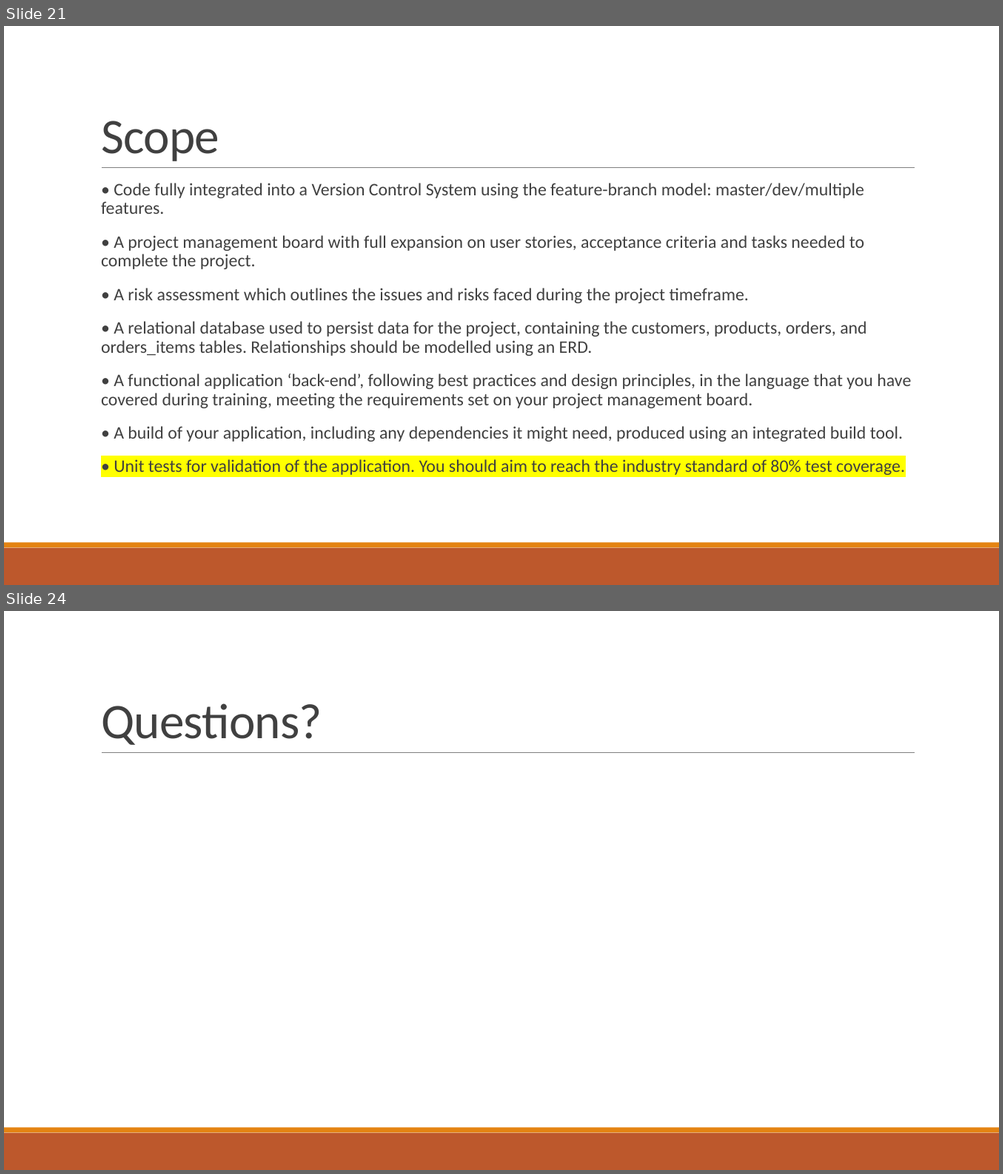
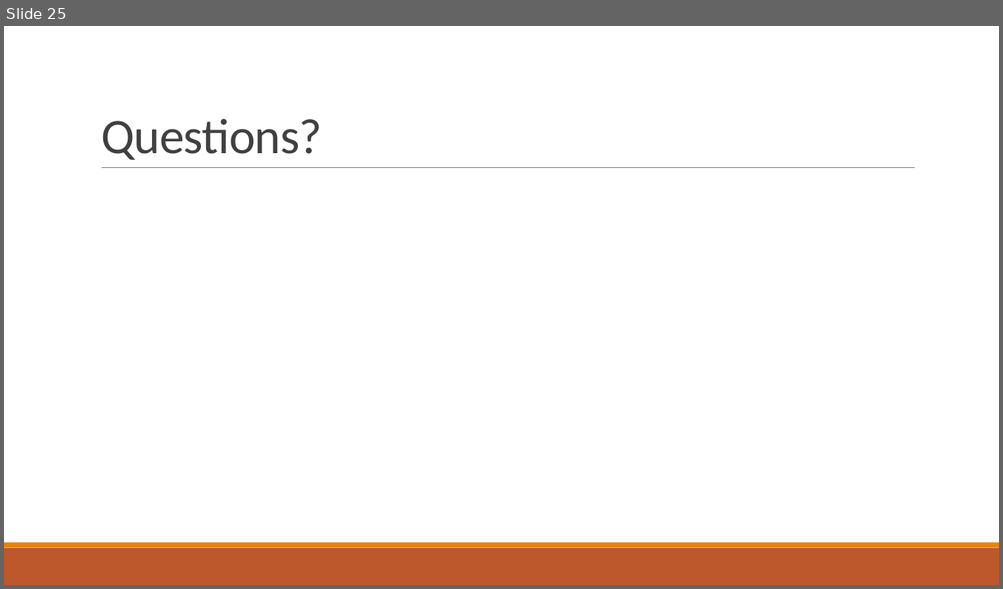
Before and after one commit to ayub96/Project-Inventory-Management-System, a slide deck: Documentation/IMS Project presentation.pptx. Shown one above the other, each under a label of ours: slides 21 and 24 before the commit, slide 25 after it; the slides between them are not shown. The pictures are 1003x1174 and 1003x589 pixels, drawn with LibreOffice and Linux fonts; fonts in the diff are those of the drawing. Boxes give left, top, right and bottom in pixels: in the first picture for what was removed or moved away, otherwise in the second. Text is boxed around its words. In the diff, an @@ line names an element or a change of style, - is before the commit and + after.

```diff
--- a/Documentation/IMS Project presentation.pptx
+++ b/Documentation/IMS Project presentation.pptx
@@ slide 21 removed at (4,26,999,585), background #FFFFFF; not listed: 3 template elements that a slide beside it also shows @@
@@ title removed at (101,121,219,161) @@
-Scope
@@ text removed at (101,183,910,475) @@
-  • Code fully integrated into a Version Control System using the feature-branch model: master/dev/multiple features.
-  • A project management board with full expansion on user stories, acceptance criteria and tasks needed to complete the project.
-  • A risk assessment which outlines the issues and risks faced during the project timeframe.
-  • A relational database used to persist data for the project, containing the customers, products, orders, and orders_items tables. Relationships should be modelled using an ERD.
-  • A functional application ‘back-end’, following best practices and design principles, in the language that you have covered during training, meeting the requirements set on your project management board.
-  • A build of your application, including any dependencies it might need, produced using an integrated build tool.
-  • Unit tests for validation of the application. You should aim to reach the industry standard of 80% test coverage.
@@ what was slide 24 is now slide 25 @@
```
Also in this commit, not shown: 14 slides changed, 7 slides added, 5 other slides removed, 10 other files.
